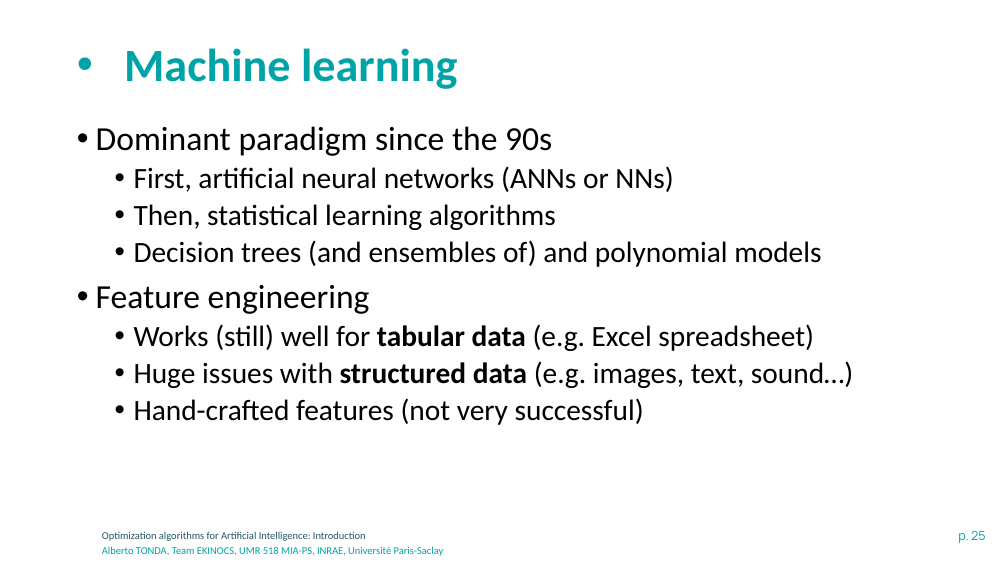
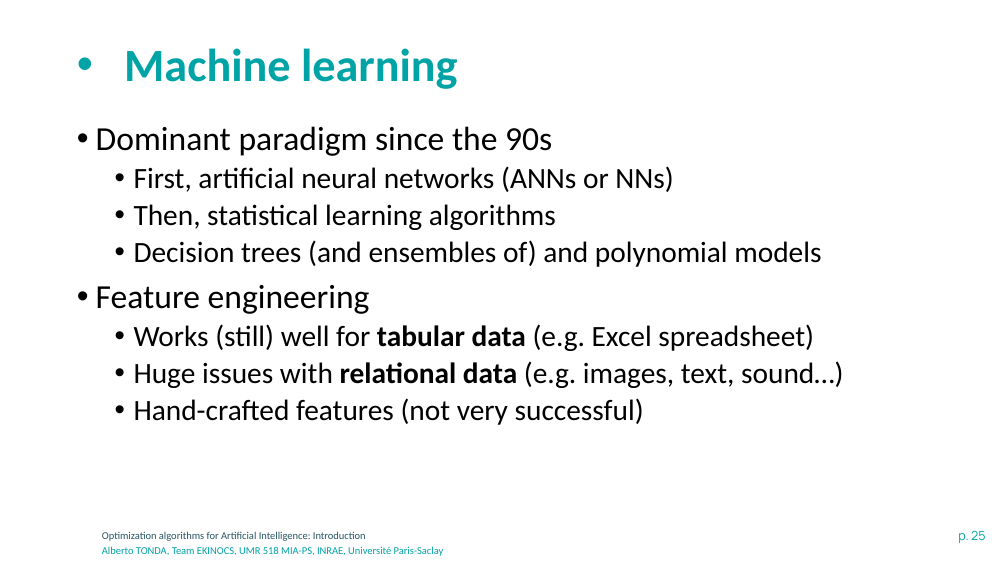
Before and after one commit to albertotonda/teaching, a slide deck: slide 25 of optimization-methods-for-artificial-intelligence/introduction.pptx. Drawn at 1008x567 pixels with LibreOffice and Linux fonts; fonts in the diff are those of the drawing; background and template pictures are left out. Boxes give left, top, right and bottom in pixels: in the first picture for what was removed or moved away, otherwise in the second. Text is boxed around its words. In the diff, an @@ line names an element or a change of style, - is before the commit and + after.

```diff
--- a/optimization-methods-for-artificial-intelligence/introduction.pptx
+++ b/optimization-methods-for-artificial-intelligence/introduction.pptx
@@ text at [134,361,843,388]: text changed @@
-  • Huge issues with structured data (e.g. images, text, sound…)
+  • Huge issues with relational data (e.g. images, text, sound…)
```
Also in this commit, not shown: 2 other slides changed, 15 other files.
